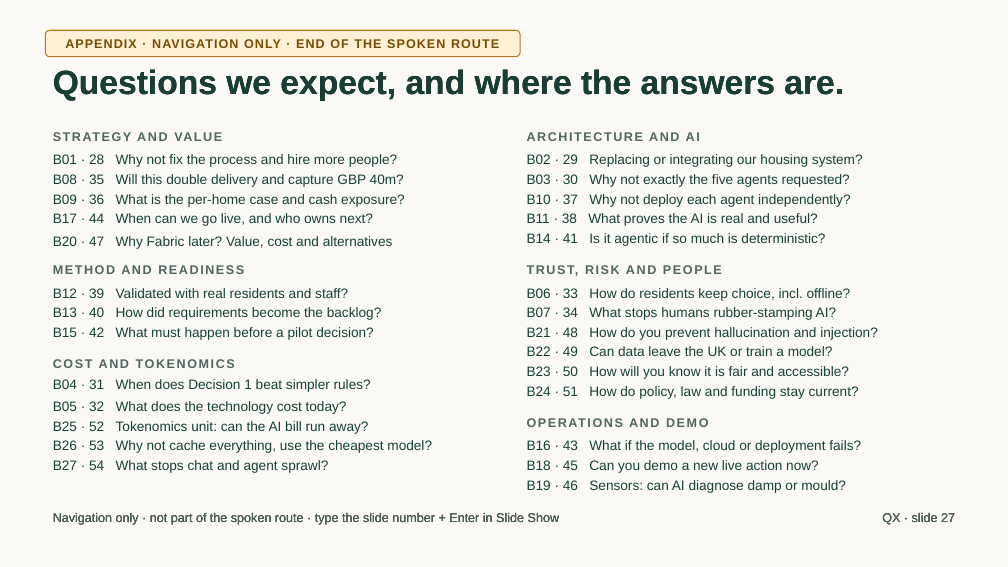
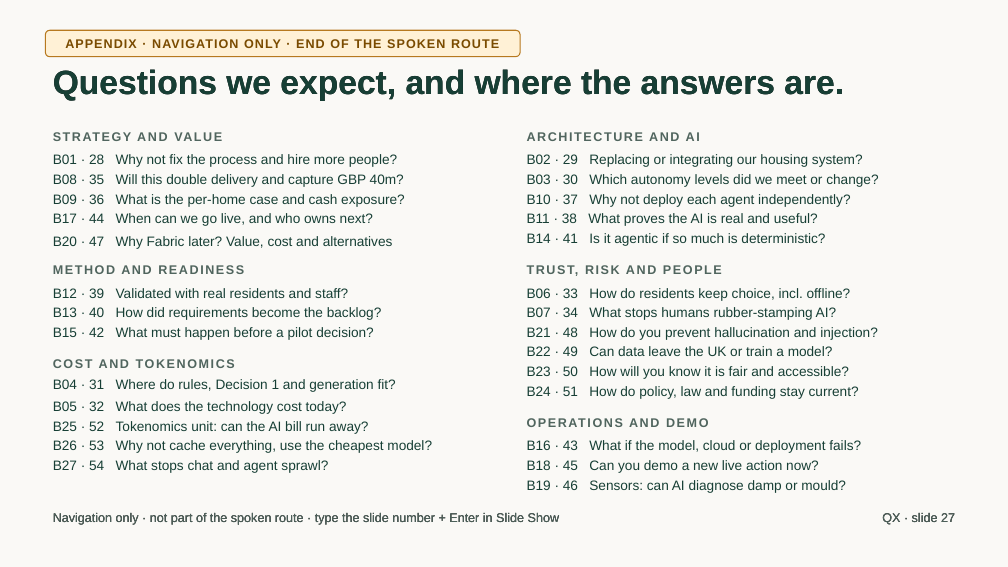
Before and after one commit to jmservera/ama, a slide deck: slide 27 of docs/capstone/deck/zava-forward-cowork-v2-draft.pptx. Drawn at 1008x567 pixels with LibreOffice and Linux fonts; fonts in the diff are those of the drawing. Boxes give left, top, right and bottom in pixels: in the first picture for what was removed or moved away, otherwise in the second. Text is boxed around its words. In the diff, an @@ line names an element or a change of style, - is before the commit and + after.

```diff
--- a/docs/capstone/deck/zava-forward-cowork-v2-draft.pptx
+++ b/docs/capstone/deck/zava-forward-cowork-v2-draft.pptx
@@ text in rectangle at box(527, 174, 878, 187): text changed @@
-B03 · 30 Why not exactly the five agents requested?
+B03 · 30 Which autonomy levels did we meet or change?
@@ text in rectangle at box(53, 379, 396, 392): text changed @@
-B04 · 31 When does Decision 1 beat simpler rules?
+B04 · 31 Where do rules, Decision 1 and generation fit?
```
Also in this commit, not shown: 10 other slides changed, 15 other files.
